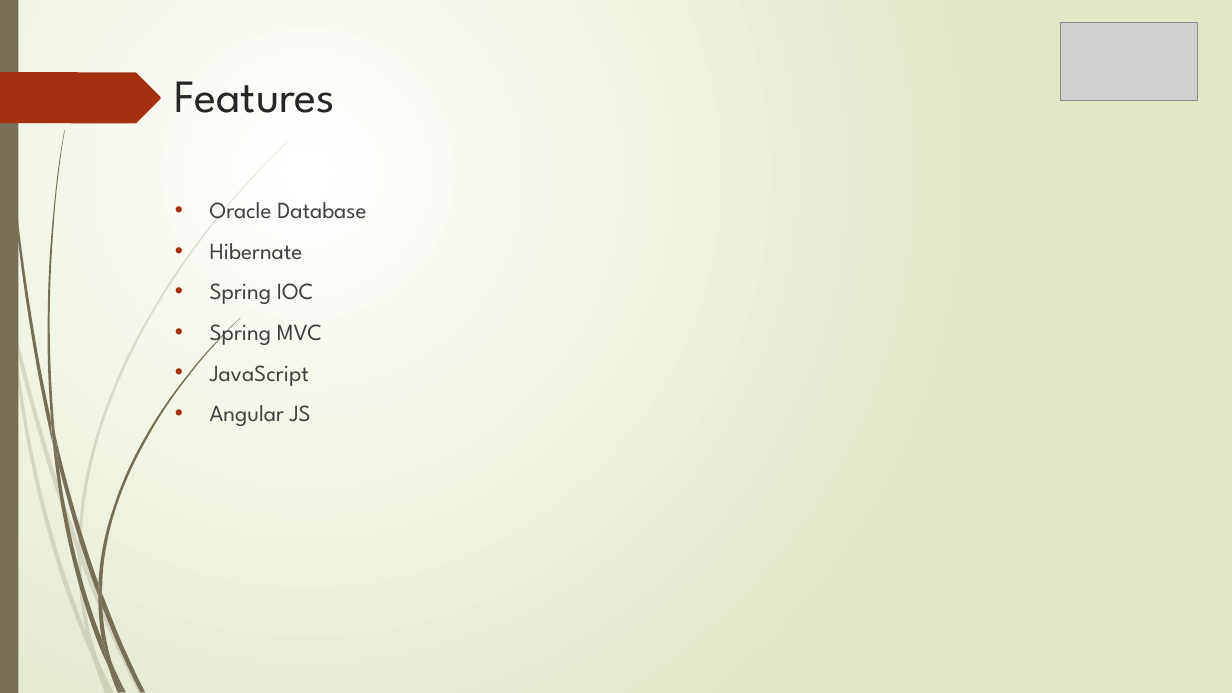
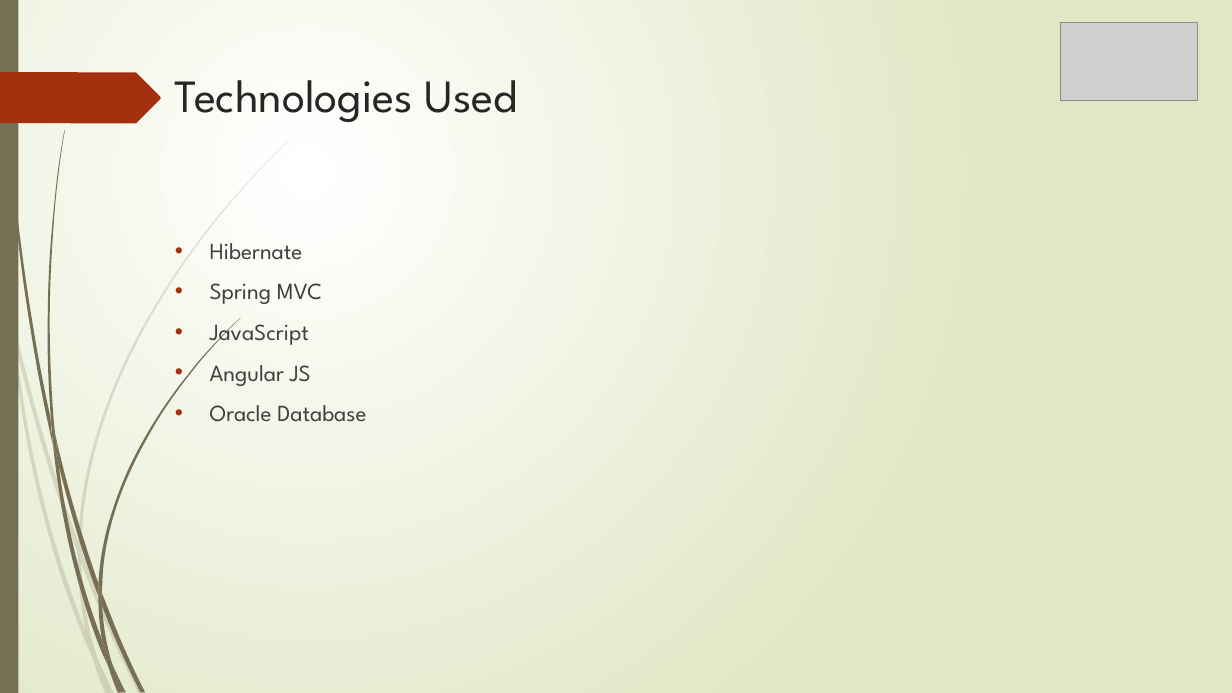
Before and after one commit to ateevag/javaproject, a slide deck: slide 5 of Bus Reservation System.pptx (slide 4 before the commit). Drawn at 1232x693 pixels with LibreOffice and Linux fonts; fonts in the diff are those of the drawing; grey boxes stand for pictures. Boxes give left, top, right and bottom in pixels: in the first picture for what was removed or moved away, otherwise in the second. Text is boxed around its words. In the diff, an @@ line names an element or a change of style, - is before the commit and + after.

```diff
--- a/Bus Reservation System.pptx
+++ b/Bus Reservation System.pptx
@@ title at (175,80,518,122): text changed @@
-Features
+Technologies Used
@@ text at (210,202,366,219): paragraph removed @@
-• Oracle Database
@@ text at (210,283,313,304): paragraph removed @@
-• Spring IOC
@@ text at (210,405,366,422): paragraph added @@
+• Oracle Database
```
Also in this commit, not shown: 1 other slide changed, 3 slides added, 2 slides removed.
